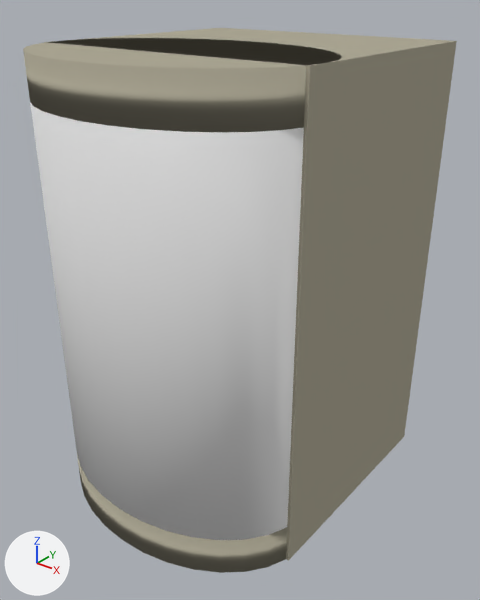
The Blender file Blender_Models/Koelkast_Deur_animatie_2.blend as it was, and as the next commit left it.
One viewpoint serves both versions: a 50 mm camera at (3.89, -4.84, 4.72) aimed at (0.16, -0.18, 1.83). The axes (+X, +Y, +Z) are drawn at lower left. The lights are the same throughout.

The first picture shows 'Back', 'Cylinder', 'Floor_Cylinder', 'Left_wall', 'Right_wall', 'Roof', 'Roof_Cylinder'.
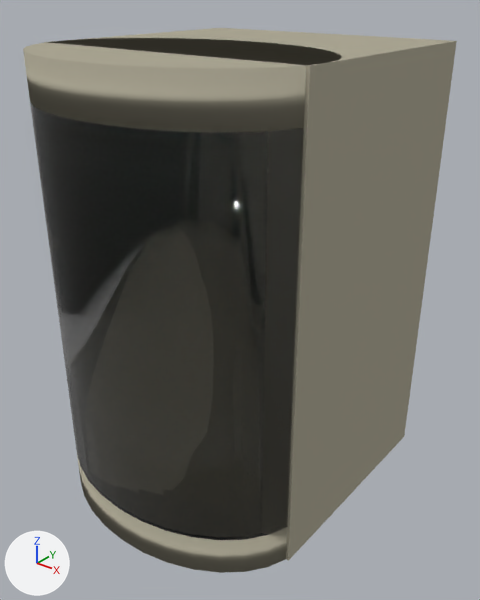
Location of each change, [x1, y1, x2, y2] in pixels of the pictures (480 x 600 px):
'Cylinder', recoloured
    both: [30, 102, 304, 540]

Edits to the bpy script that builds the scene:
```text
Add mat_glass:
    mat_glass = bpy.data.materials.new('Glass')
    mat_glass.use_nodes = True; mat_glass.node_tree.nodes.clear()
    _N = mat_glass.node_tree.nodes; _L = mat_glass.node_tree.links
    n0 = _N.new('ShaderNodeOutputMaterial'); n0.name = 'Material Output'
    n1 = _N.new('ShaderNodeBsdfGlass'); n1.name = 'Glass BSDF'
    n1.distribution = 'BECKMANN'
    n1.inputs[0].default_value = (0.8, 0.8, 0.8, 1.0)  # 'Color', white #e7e7e7
    n1.inputs[2].default_value = 1.45  # 'IOR'
    _L.new(n1.outputs[0], n0.inputs[0])  # 'BSDF' to 'Surface'
Change me_cylinder_005:
    where me_cylinder_005.from_pydata(...)  # 61 vertices, 54 faces; spans x -0.98..0.98, y -1.0..0.71, z -1.0..1.0
    add me_cylinder_005.materials.append(mat_glass)
```
